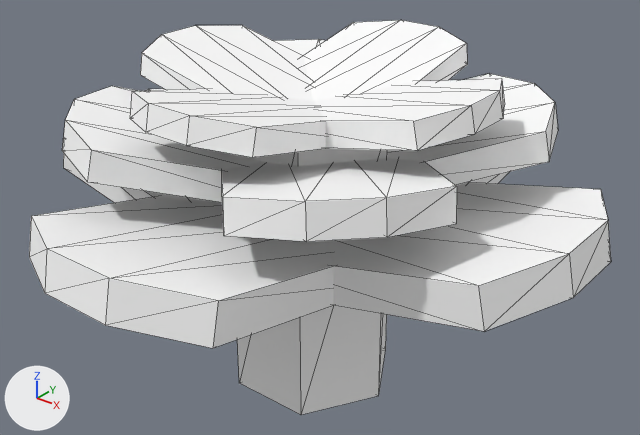
The glTF model assets/plants/water_princess/water_princess.gltf: old version first, new version second.
Both versions are drawn from a 50 mm camera at (0.855, -1.052, 0.96) aimed at (0.004, 0.011, 0.301). Lighting does not change. The marker at lower left points along +X, +Y and +Z. Mesh edges are drawn as thin lines. Where no turn or scale is listed for an object, it has been applied to the vertices. Vertices at the same position are counted once.
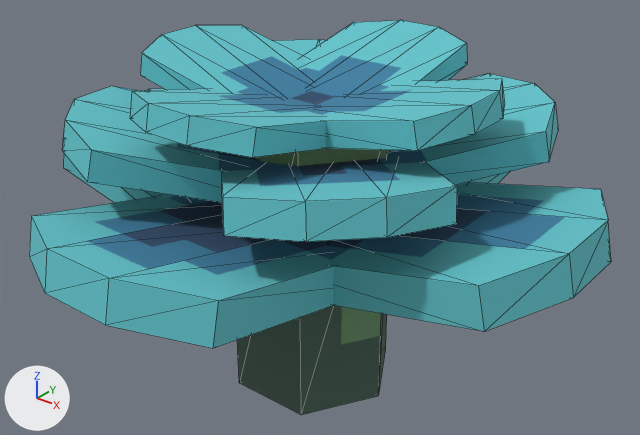
The change, as a list of edits to the scene's bpy script:
```text
Change mat_material_0:
    remove # nodes: BsdfPrincipled, OutputMaterial
    remove # colours: white #ffffff
    nodes: BsdfPrincipled, Math x2, OutputMaterial, TexImage
    uses the picture img_image_0
Change me_mesh_1:
    where me_mesh_1.from_pydata(...)  # 16 vertices, 28 faces; spans x -0.014..0.488, y -0.188..0.188, z 0.0..0.169
    remove me_mesh_1.materials.append(mat_material_1)  # white #ffffff
    me_mesh_1 part 1: texture (UV) coordinates of 28 of 28 faces, centred in x -0.009..0.484, y -0.188..0.188, z 0.02..0.149, changed; they spanned u 0.0..0.44, v 0.62..1.0 and now span u 0.0..0.64, v 0.41..1.0
    add me_mesh_1.materials.append(mat_material_0)
Change me_mesh_4:
    where me_mesh_4.from_pydata(...)  # 16 vertices, 28 faces; spans x -0.188..0.188, y -0.488..0.014, z 0.0..0.169
    remove me_mesh_4.materials.append(mat_material_1)  # white #ffffff
    me_mesh_4 part 2: texture (UV) coordinates of 28 of 28 faces, centred in x -0.188..0.187, y -0.484..0.009, z 0.02..0.149, changed; they spanned u 0.0..0.44, v 0.62..1.0 and now span u 0.28..0.69, v 0.44..1.0
    add me_mesh_4.materials.append(mat_material_0)
Change me_mesh_5:
    where me_mesh_5.from_pydata(...)  # 16 vertices, 28 faces; spans x -0.114..0.348, y -0.114..0.348, z 0.0..0.135
    remove me_mesh_5.materials.append(mat_material_1)  # white #ffffff
    me_mesh_5 part 3: texture (UV) coordinates of 28 of 28 faces, centred in x -0.088..0.331, y -0.085..0.333, z 0.016..0.119, changed; they spanned u 0.0..0.44, v 0.62..1.0 and now span u 0.29..0.73, v 0.41..1.0
    add me_mesh_5.materials.append(mat_material_0)
Change me_mesh_6:
    where me_mesh_6.from_pydata(...)  # 16 vertices, 28 faces; spans x -0.348..0.114, y -0.114..0.348, z 0.0..0.135
    remove me_mesh_6.materials.append(mat_material_1)  # white #ffffff
    me_mesh_6 part 4: texture (UV) coordinates of 28 of 28 faces, centred in x -0.333..0.085, y -0.088..0.331, z 0.016..0.119, changed; they spanned u 0.0..0.44, v 0.62..1.0 and now span u 0.0..0.73, v 0.38..0.97
    add me_mesh_6.materials.append(mat_material_0)
Change me_mesh_7:
    where me_mesh_7.from_pydata(...)  # 16 vertices, 28 faces; spans x -0.348..0.114, y -0.348..0.114, z 0.0..0.135
    remove me_mesh_7.materials.append(mat_material_1)  # white #ffffff
    me_mesh_7 part 5: texture (UV) coordinates of 28 of 28 faces, centred in x -0.331..0.088, y -0.333..0.085, z 0.016..0.119, changed; they spanned u 0.0..0.44, v 0.62..1.0 and now span u 0.2..0.73, v 0.38..0.94
    add me_mesh_7.materials.append(mat_material_0)
Change me_mesh_8:
    where me_mesh_8.from_pydata(...)  # 16 vertices, 28 faces; spans x -0.114..0.348, y -0.348..0.114, z 0.0..0.135
    remove me_mesh_8.materials.append(mat_material_1)  # white #ffffff
    me_mesh_8 part 6: texture (UV) coordinates of 28 of 28 faces, centred in x -0.085..0.333, y -0.331..0.088, z 0.016..0.119, changed; they spanned u 0.0..0.44, v 0.62..1.0 and now span u 0.38..0.73, v 0.38..0.91
    add me_mesh_8.materials.append(mat_material_0)
Change me_mesh_9:
    where me_mesh_9.from_pydata(...)  # 16 vertices, 28 faces; spans x -0.009..0.312, y -0.12..0.12, z 0.0..0.108
    remove me_mesh_9.materials.append(mat_material_1)  # white #ffffff
    me_mesh_9 part 7: texture (UV) coordinates of 28 of 28 faces, centred in x -0.006..0.31, y -0.12..0.12, z 0.013..0.095, changed; they spanned u 0.0..0.44, v 0.62..1.0 and now span u 0.01..0.53, v 0.32..1.0
    add me_mesh_9.materials.append(mat_material_0)
Change me_mesh_10:
    where me_mesh_10.from_pydata(...)  # 16 vertices, 28 faces; spans x -0.12..0.12, y -0.009..0.312, z 0.0..0.108
    remove me_mesh_10.materials.append(mat_material_1)  # white #ffffff
    me_mesh_10 part 8: texture (UV) coordinates of 28 of 28 faces, centred in x -0.12..0.12, y -0.006..0.31, z 0.013..0.095, changed; they spanned u 0.0..0.44, v 0.62..1.0 and now span u 0.12..0.61, v 0.32..0.92
    add me_mesh_10.materials.append(mat_material_0)
Change me_mesh_11:
    where me_mesh_11.from_pydata(...)  # 16 vertices, 28 faces; spans x -0.312..0.009, y -0.12..0.12, z 0.0..0.108
    remove me_mesh_11.materials.append(mat_material_1)  # white #ffffff
    me_mesh_11 part 9: texture (UV) coordinates of 28 of 28 faces, centred in x -0.31..0.006, y -0.12..0.12, z 0.013..0.095, changed; they spanned u 0.0..0.44, v 0.62..1.0 and now span u 0.01..0.69, v 0.32..0.5
    add me_mesh_11.materials.append(mat_material_0)
Change me_mesh_12:
    where me_mesh_12.from_pydata(...)  # 16 vertices, 28 faces; spans x -0.12..0.12, y -0.312..0.009, z 0.0..0.108
    remove me_mesh_12.materials.append(mat_material_1)  # white #ffffff
    me_mesh_12 part 10: texture (UV) coordinates of 28 of 28 faces, centred in x -0.12..0.12, y -0.31..0.006, z 0.013..0.095, changed; they spanned u 0.0..0.44, v 0.62..1.0 and now span u 0.23..0.75, v 0.32..0.5
    add me_mesh_12.materials.append(mat_material_0)
```

Pixel boxes [x1, y1, x2, y2] of what changed, in the pictures (640 x 435 px):
'cube.003', surface changed, recoloured (white to cyan)
    both: [29, 197, 334, 348]
'cube', surface changed, recoloured (grey to cyan)
    both: [325, 182, 611, 331]
'cube.007', surface changed, recoloured (white to cyan)
    both: [222, 158, 457, 242]
'cylinder', surface changed (grey to green)
    both: [237, 148, 388, 415]
'cube.006', surface changed, recoloured (white to cyan)
    both: [62, 86, 262, 202]
'cube.008', surface changed, recoloured (white to cyan)
    both: [314, 79, 505, 151]
'cube.011', surface changed, recoloured (white to cyan)
    both: [130, 89, 326, 157]
'cube.010', surface changed, recoloured (white to cyan)
    both: [140, 25, 313, 101]
'cube.009', surface changed, recoloured (white to cyan)
    both: [304, 20, 467, 101]
'cube.004', surface changed, recoloured (grey to cyan)
    both: [387, 74, 558, 185]
'cube.002', surface changed (grey to cyan)
    both: [63, 89, 222, 203]
'cube.005', surface changed, recoloured (white to cyan)
    both: [275, 39, 325, 56]
'cube.001', surface changed (grey to cyan)
    both: [462, 172, 509, 184]
